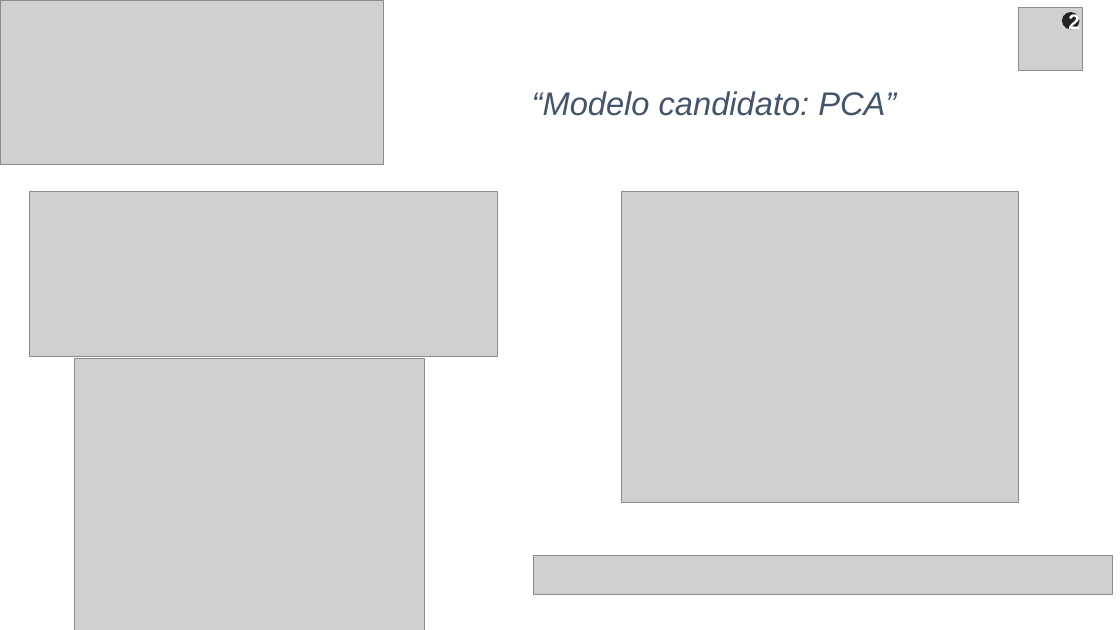
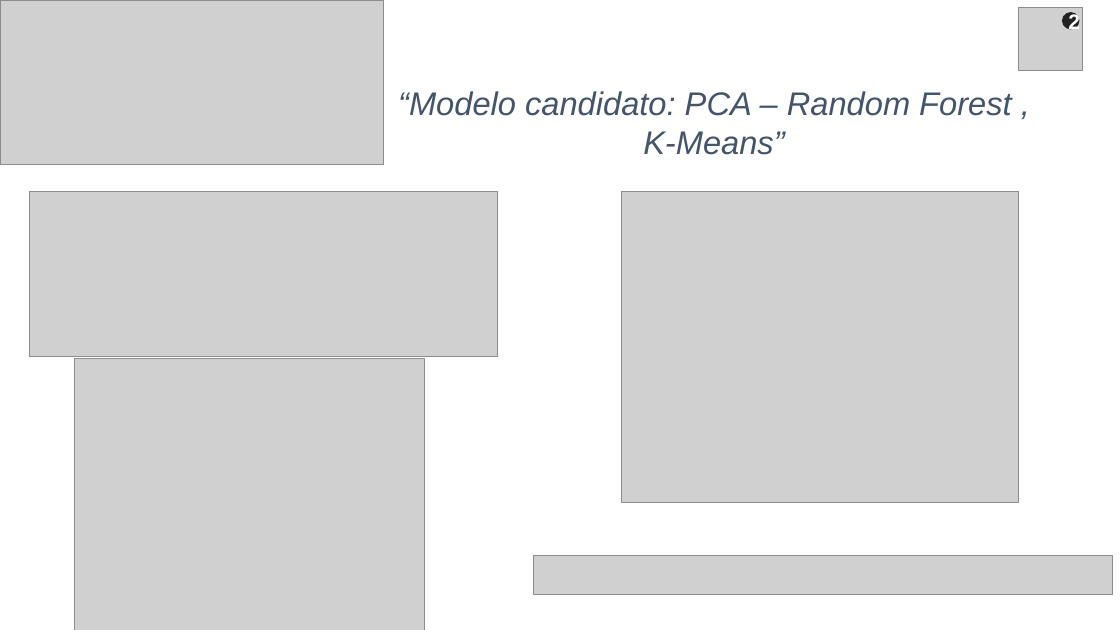
Before and after one commit to crisco85/Data_Science-Proyecto_Final, a slide deck: slide 5 of Presentación ejecutiva/Presentación Ejecutiva.pptx. Drawn at 1120x630 pixels with LibreOffice and Linux fonts; fonts in the diff are those of the drawing; grey boxes stand for pictures. Boxes give left, top, right and bottom in pixels: in the first picture for what was removed or moved away, otherwise in the second. Text is boxed around its words. In the diff, an @@ line names an element or a change of style, - is before the commit and + after.

Commit message:
Comparativa entre modelos y Avance de conclusiones

```diff
--- a/Presentación ejecutiva/Presentación Ejecutiva.pptx
+++ b/Presentación ejecutiva/Presentación Ejecutiva.pptx
@@ text at [398,91,1011,155]: text changed @@
-“Modelo candidato: PCA”
+“Modelo candidato: PCA – Random Forest , K-Means”
```
Also in this commit, not shown: 1 slide added, 1 other file.
